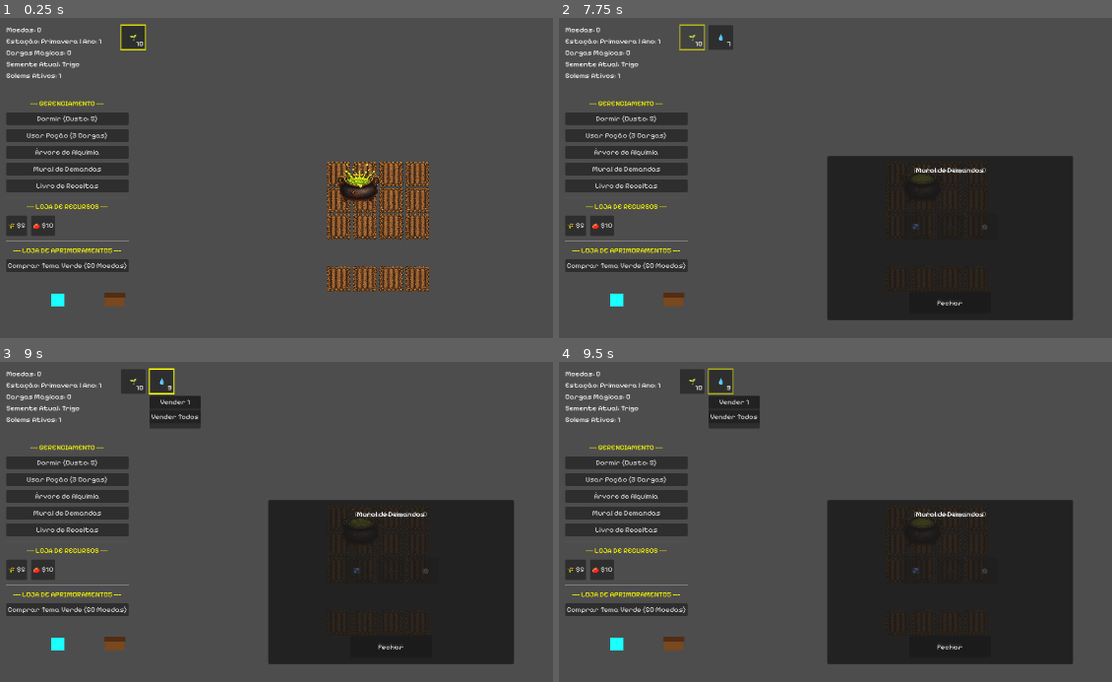
Above: before the commit, frames 1-4 (two rows, left to right).
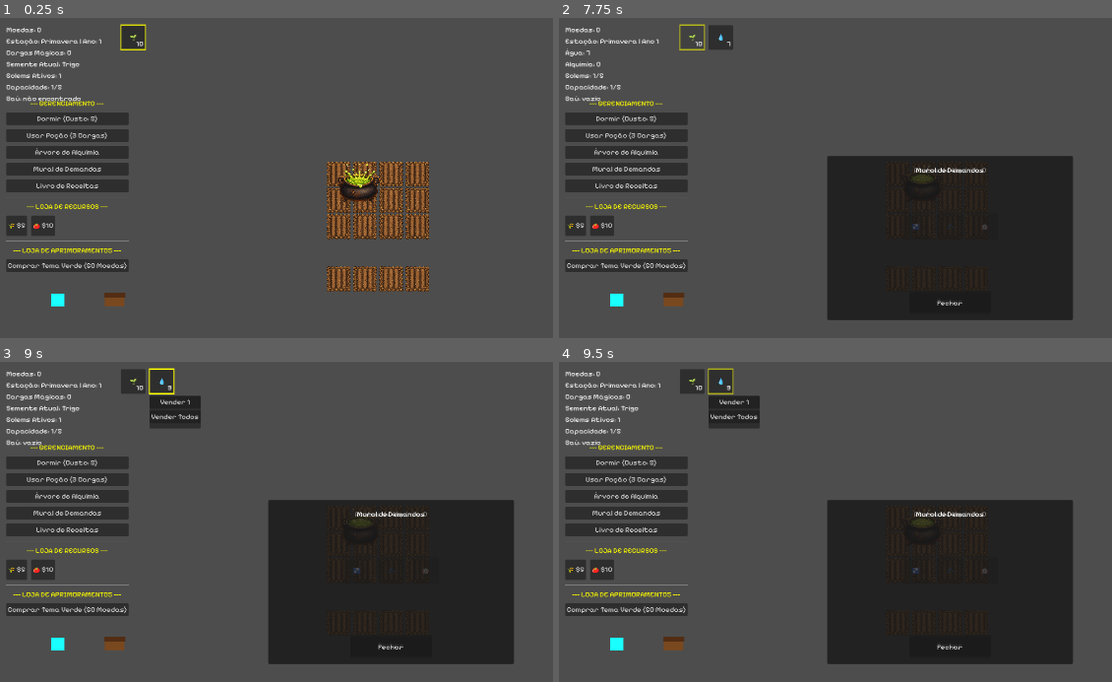
Above: after the commit, the same moments.

Repository: LeandroSatsuki/Cauldron-Crops
Game: Godot game, scene res://Scenes/Main.tscn
Two runs of this game, one before a commit and one after it. Both use one fixed random seed, a clock stepped at 60 frames per second and the inputs below.
Inputs:
- Up to frame 1 (0.25 s): no input
- Up to frame 2 (7.75 s): click "Dormir (Custo: 5)" at 0.5 s; click "Usar Poção (3 Cargas)" at 1.25 s; click "Árvore de Alquimia" at 2 s; click "Mural de Demandas" at 2.75 s; click "Livro de Receitas" at 3.5 s; click "Fechar" at 4.25 s; click "🌾 $5" at 5 s; click "🍅 $10" at 5.75 s; click "Comprar Tema Verde (50 Moedas)" at 6.5 s; click "🌱" at 7.25 s
- Up to frame 3 (9 s): click "🌱" at 8 s; click "💧" at 8.75 s
- Up to frame 4 (9.5 s): no input

The runs differ from the first frame. In frame 1, 0.2% of the frame differs, in the area x 1-15%, y 20-27%; in frame 2, 0.5%, in the area x 1-19%, y 6-27%; in frame 3, 0.2%; in frame 4, 0.2%.

Commit message:
ui: adiciona status do jogo

Diff:
--- a/Scenes/UI.tscn
+++ b/Scenes/UI.tscn
@@ -34,6 +34,14 @@
 [node name="GolemsLabel" type="Label" parent="StatusPanel" unique_id=1742243833]
 layout_mode = 2
 text = "Golems Ativos: 0"
+
+[node name="CapacityLabel" type="Label" parent="StatusPanel" unique_id=2147483646]
+layout_mode = 2
+text = "Capacidade: 0/0"
+
+[node name="ChestStatusLabel" type="Label" parent="StatusPanel" unique_id=2147483645]
+layout_mode = 2
+text = "Baú: não encontrado"
 
 [node name="LeftPanel" type="VBoxContainer" parent="." unique_id=1703485619]
 offset_left = 20.0
--- a/Scripts/UI.gd
+++ b/Scripts/UI.gd
@@ -8,6 +8,8 @@
 @onready var cargas_label: Label = $StatusPanel/CargasLabel
 @onready var semente_label: Label = $StatusPanel/SementeLabel
 @onready var golems_label: Label = $StatusPanel/GolemsLabel
+@onready var capacity_label: Label = $StatusPanel/CapacityLabel
+@onready var chest_status_label: Label = $StatusPanel/ChestStatusLabel
 
 @onready var usar_pocao_button: Button = $LeftPanel/UsarPocaoButton
 @onready var dormir_button: Button = $LeftPanel/DormirButton
@@ -53,6 +55,7 @@
 var item_focado_id: String = ""
 var custo_dormir: int = 5
 var timer_reset_dormir: float = 0.0
+var _status_update_accum: float = 0.0
 
 var quest_board_visivel: bool:
 	get:
@@ -159,6 +162,7 @@
 
 	# Inicializa
 	verificar_e_atualizar_inventario()
+	atualizar_status_jogo()
 
 func _input(event: InputEvent) -> void:
 	if event is InputEventKey and event.pressed and not event.echo and event.keycode == KEY_F10:
@@ -190,6 +194,7 @@
 
 func _process(delta: float) -> void:
 	timer_reset_dormir += delta
+	_status_update_accum += delta
 	if timer_reset_dormir >= 60.0:
 		custo_dormir = 2 if "skill_dormir" in GlobalInventory.skills_desbloqueadas else 5
 	if dormir_button:
@@ -216,10 +221,46 @@
 	verificar_e_atualizar_inventario()
 	if village_chest_panel and village_chest_panel.visible and village_chest_ref:
 		_atualizar_painel_bau_vila()
+	if _status_update_accum >= 0.5:
+		_status_update_accum = 0.0
+		atualizar_status_jogo()
 
 func _aplicar_tema_pixel_ui(no: Node) -> void:
 	if no is Control:
 		(no as Control).theme = pixel_ui_theme
+
+func atualizar_status_jogo() -> void:
+	if moedas_label:
+		moedas_label.text = "Moedas: %d" % int(EconomyManager.moedas)
+	if season_label:
+		season_label.text = "Estação: %s | Ano %d" % [SeasonManager.obter_nome_estacao(), int(SeasonManager.ano)]
+	if cargas_label:
+		cargas_label.text = "Água: %d" % int(GlobalInventory.inventario.get("agua", 0))
+	if semente_label:
+		semente_label.text = "Alquimia: %d" % int(GlobalInventory.pontos_alquimia)
+	if golems_label:
+		golems_label.text = "Golems: %d/%d" % [int(EconomyManager.total_golems), int(EconomyManager.max_golems)]
+	if capacity_label:
+		capacity_label.text = "Capacidade: %d/%d" % [int(EconomyManager.total_golems), int(EconomyManager.max_golems)]
+	if chest_status_label:
+		chest_status_label.text = "Baú: %s" % _obter_status_bau_vila()
+
+func _obter_status_bau_vila() -> String:
+	var chests: Array = get_tree().get_nodes_in_group("village_chest")
+	for chest_variant in chests:
+		var chest: Node = chest_variant
+		if chest == null or not is_instance_valid(chest):
+			continue
+		if not chest.has_method("get_contents"):
+			continue
+		var conteudo_variant: Variant = chest.get_contents()
+		if typeof(conteudo_variant) != TYPE_DICTIONARY:
+			return "não encontrado"
+		var conteudo: Dictionary = conteudo_variant
+		if conteudo.is_empty():
+			return "vazio"
+		return "contém itens"
+	return "não encontrado"
 
 func verificar_e_atualizar_inventario() -> void:
 	var precisa_atualizar = false
Not shown, changed: docs/CHANGELOG.md
Not shown, changed: docs/DECISIONS.md
Not shown, changed: docs/ROADMAP.md
